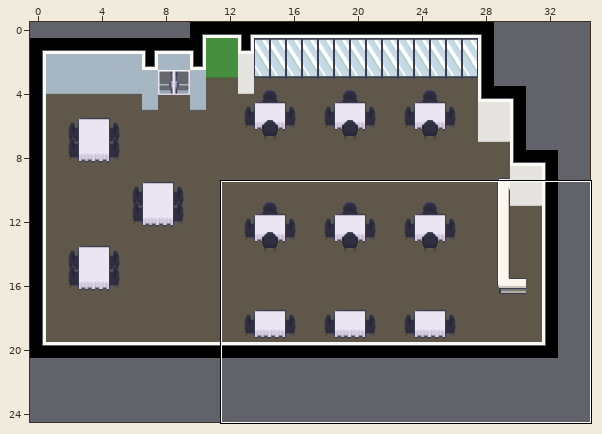
An edit to a level. Tiled map, LCB_Map/data/maps/annexe_1_thechef.tmx. Above: a wide view before the commit, with the close-up outlined.
Close-up. The starting point:
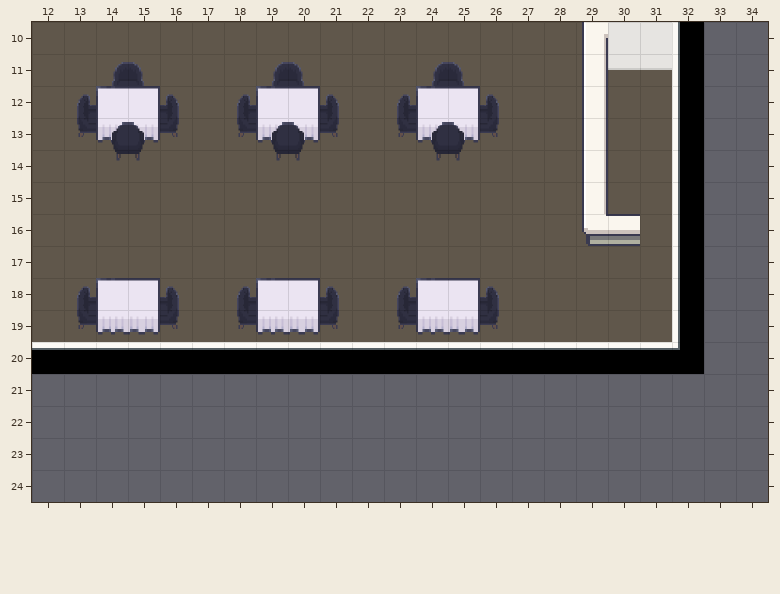
Cells are 64x64 px. Shown: x 12..34, y 10..24. The old version is drawn lined up with the new one.
And afterwards:
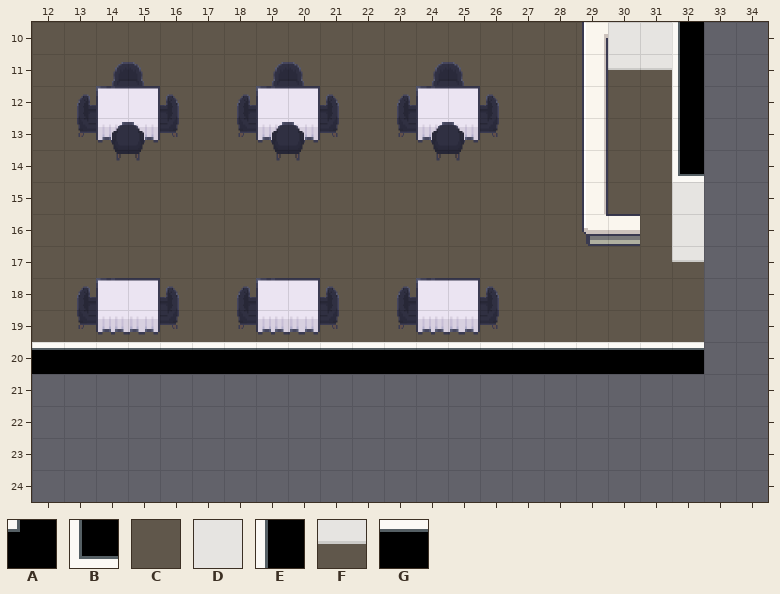
Key: from "LCB_indoor": A 36, B 63, C 99, D 1347, E 1369, F 1397, G 1432.
_ is an empty cell.
The edit:
map size 35x32 -> 33x21 cells
Layer "Floor":
Tile B replaces tile E in row 14 at x 32.
Tile C replaces tile E in rows 18 to 19 at x 32.
Tile D replaces tile E in rows 15 to 16 at x 32.
Tile F replaces tile E in row 17 at x 32.
Tile G replaces tile A in row 20 at x 32.
